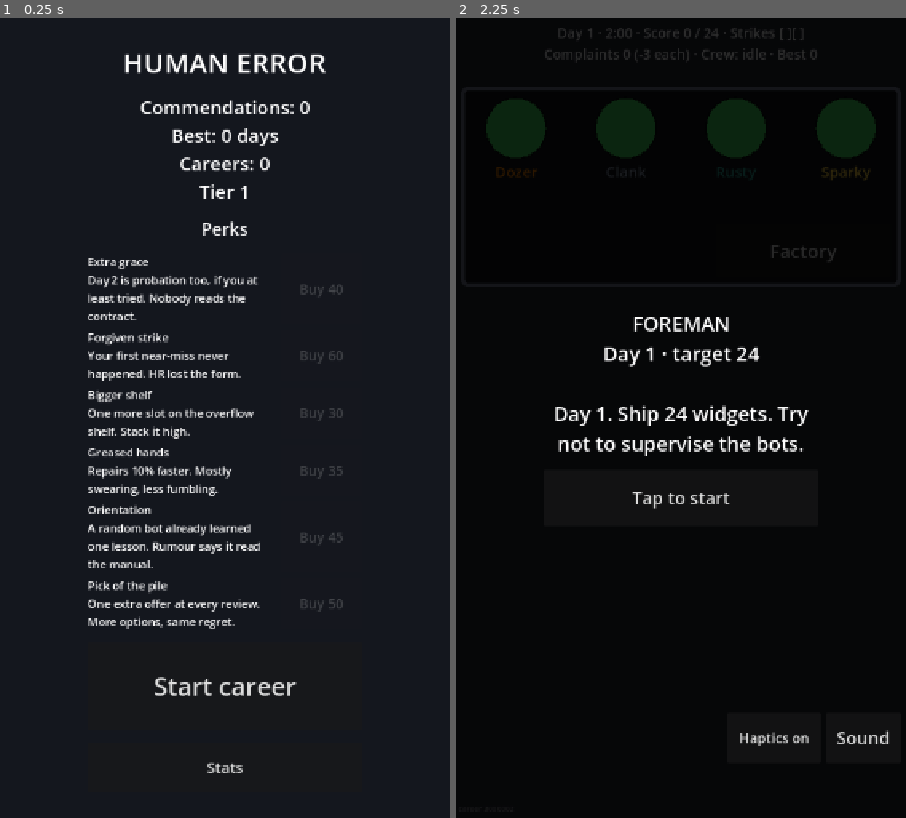
Above: before the commit, frames 1-2 (left to right).
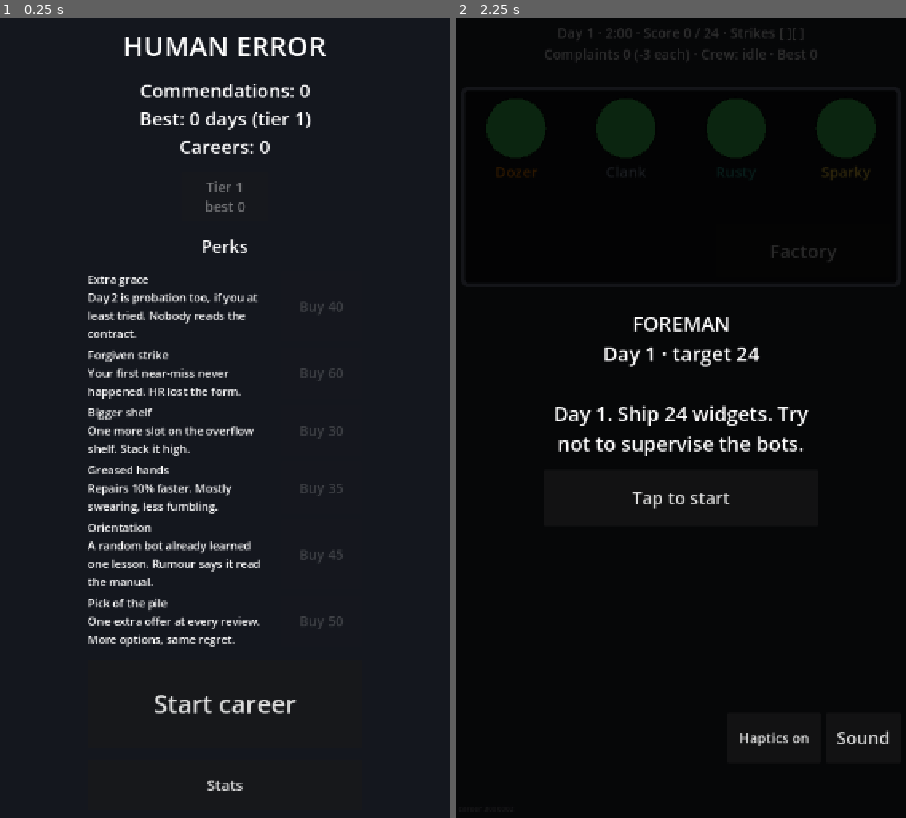
Above: after the commit, the same moments.

Repository: JasonHitching/human-error
Game: Godot game, scene res://main.tscn
Two runs of this game, one before a commit and one after it. Both use one fixed random seed, a clock stepped at 60 frames per second and the inputs below.
Inputs:
- Up to frame 1 (0.25 s): no input
- Up to frame 2 (2.25 s): click "Tap to start" at 0.5 s; click "Tap to start" at 1.25 s; click "Start career" at 2 s

The runs differ from the first frame. In frame 1, 9.4% of the frame differs, in the area x 19-77%, y 2-97%; in frame 2, nothing differs.

Commit message:
#88 Factory tiers: layouts as data, tier 2 unlocked by automation
Co-Authored-By: Claude Sonnet 5.5 <noreply@anthropic.com>
Claude-Session: https://claude.ai/code/session_01K8aWAWsYghhwBXwsupRmx4

Diff:
--- /dev/null
+++ b/game/data/factories/tier_2.json
@@ -0,0 +1,261 @@
+{
+ "stairs": [
+  0.08,
+  0.06
+ ],
+ "machine_w": 0.24,
+ "balance": {
+  "target_base": 34,
+  "target_per_day": 3
+ },
+ "bots": [
+  {
+   "name": "Wobble",
+   "color": "#e76f51",
+   "rates": {
+    "jam": 0.4,
+    "overclock": 0.3,
+    "misroute": 0.3,
+    "wrong_recipe": 0.3
+   },
+   "lines": [
+    "Is it meant to wobble?",
+    "Balance is a state of mind."
+   ],
+   "sloppy": 0.2,
+   "call_in": [
+    "It wobbled. Then it stopped.",
+    "Come look. Do not touch."
+   ]
+  },
+  {
+   "name": "Fizz",
+   "color": "#9b5de5",
+   "rates": {
+    "jam": 0.3,
+    "overclock": 0.6,
+    "misroute": 0.2,
+    "wrong_recipe": 0.2
+   },
+   "lines": [
+    "Fizzing nicely.",
+    "Pressure is just opinion."
+   ],
+   "sloppy": 0.15,
+   "call_in": [
+    "Fizzing a bit too nicely.",
+    "Help. Smells like toast."
+   ]
+  },
+  {
+   "name": "Gadget",
+   "color": "#00bbf9",
+   "rates": {
+    "jam": 0.5,
+    "overclock": 0.2,
+    "misroute": 0.4,
+    "wrong_recipe": 0.3
+   },
+   "lines": [
+    "I have an idea!",
+    "Ignore the sparks."
+   ],
+   "sloppy": 0.25,
+   "call_in": [
+    "I had an idea. It was bad.",
+    "Help. The idea is on fire."
+   ]
+  }
+ ],
+ "machines": [
+  {
+   "id": "generator",
+   "type": "generator",
+   "pos": [
+    0.5,
+    0.08
+   ],
+   "output": "raw",
+   "input_cap": 0,
+   "output_cap": 2,
+   "process_time": 0.8,
+   "heat_per_sec": 1.0,
+   "cool_per_sec": 3.0
+  },
+  {
+   "id": "proc_a",
+   "type": "processor",
+   "pos": [
+    0.13,
+    0.3
+   ],
+   "input": "raw",
+   "output": "component",
+   "input_cap": 2,
+   "output_cap": 2,
+   "process_time": 2.5,
+   "heat_per_sec": 2.8,
+   "cool_per_sec": 4.0
+  },
+  {
+   "id": "proc_b",
+   "type": "processor",
+   "pos": [
+    0.38,
+    0.3
+   ],
+   "input": "raw",
+   "output": "component",
+   "input_cap": 2,
+   "output_cap": 2,
+   "process_time": 2.5,
+   "heat_per_sec": 2.8,
+   "cool_per_sec": 4.0
+  },
+  {
+   "id": "proc_c",
+   "type": "processor",
+   "pos": [
+    0.62,
+    0.3
+   ],
+   "input": "raw",
+   "output": "component",
+   "input_cap": 2,
+   "output_cap": 2,
+   "process_time": 2.5,
+   "heat_per_sec": 2.8,
+   "cool_per_sec": 4.0
+  },
+  {
+   "id": "proc_d",
+   "type": "processor",
+   "pos": [
+    0.87,
+    0.3
+   ],
+   "input": "raw",
+   "output": "component",
+   "input_cap": 2,
+   "output_cap": 2,
+   "process_time": 2.5,
+   "heat_per_sec": 2.8,
+   "cool_per_sec": 4.0
+  },
+  {
+   "id": "assembler_a",
+   "type": "assembler",
+   "pos": [
+    0.3,
+    0.52
+   ],
+   "input": "component",
+   "output": "product",
+   "input_cap": 4,
+   "output_cap": 2,
+   "process_time": 1.5,
+   "heat_per_sec": 2.0,
+   "cool_per_sec": 4.0
+  },
+  {
+   "id": "assembler_b",
+   "type": "assembler",
+   "pos": [
+    0.7,
+    0.52
+   ],
+   "input": "component",
+   "output": "product",
+   "input_cap": 4,
+   "output_cap": 2,
+   "process_time": 1.5,
+   "heat_per_sec": 2.0,
+   "cool_per_sec": 4.0
+  },
+  {
+   "id": "qa_desk",
+   "type": "qa",
+   "pos": [
+    0.5,
+    0.73
+   ],
+   "input": "product",
+   "input_cap": 8,
+   "output_cap": 0,
+   "process_time": 1.0,
+   "heat_per_sec": 0.0,
+   "cool_per_sec": 3.0
+  },
+  {
+   "id": "warehouse",
+   "type": "warehouse",
+   "pos": [
+    0.5,
+    0.91
+   ],
+   "input": "product",
+   "input_cap": 4,
+   "output_cap": 0,
+   "process_time": 0.5,
+   "heat_per_sec": 0.0,
+   "cool_per_sec": 3.0
+  }
+ ],
+ "links": [
+  {
+   "from": "generator",
+   "to": "proc_a",
+   "transit_time": 0.6
+  },
+  {
+   "from": "generator",
+   "to": "proc_b",
+   "transit_time": 0.6
+  },
+  {
+   "from": "generator",
+   "to": "proc_c",
+   "transit_time": 0.6
+  },
+  {
+   "from": "generator",
+   "to": "proc_d",
+   "transit_time": 0.6
+  },
+  {
+   "from": "proc_a",
+   "to": "assembler_a",
+   "transit_time": 0.6
+  },
+  {
+   "from": "proc_b",
+   "to": "assembler_a",
+   "transit_time": 0.6
+  },
+  {
+   "from": "proc_c",
+   "to": "assembler_b",
+   "transit_time": 0.6
+  },
+  {
+   "from": "proc_d",
+   "to": "assembler_b",
+   "transit_time": 0.6
+  },
+  {
+   "from": "assembler_a",
+   "to": "qa_desk",
+   "transit_time": 0.6
+  },
+  {
+   "from": "assembler_b",
+   "to": "qa_desk",
+   "transit_time": 0.6
+  },
+  {
+   "from": "qa_desk",
+   "to": "warehouse",
+   "transit_time": 0.6
+  }
+ ]
+}
--- a/game/scripts/main.gd
+++ b/game/scripts/main.gd
@@ -10,6 +10,7 @@
 enum Phase { BANNER, PLAYING, REVIEW, FIRED }
 
 var _config: SimConfig
+var _tier: int = 1
 var _career: Career
 var _factory: Factory
 var _view: FactoryView
@@ -42,12 +43,13 @@
 
 
 func _ready() -> void:
-	_config = SimConfig.load_default()
+	_load_save()
+	_meta = SaveIO.load_meta()
+	_meta.note_best(1, _best_days)  # best.json predates tiers: it was tier 1
+	_set_tier(_meta.picked_tier)
 	if not _config.is_valid():
 		push_error("config invalid: %s" % str(_config.errors))
 		return
-	_load_save()
-	_meta = SaveIO.load_meta()
 	_stats = _meta.stats
 	_sfx = Sfx.new()
 	add_child(_sfx)
@@ -88,6 +90,10 @@
 	_home = Home.new()
 	add_child(_home)
 	_home.start_pressed.connect(_home_start)
+	_home.tier_picked.connect(func(t: int) -> void:
+		_meta.pick_tier(t)
+		SaveIO.write_meta(_meta)
+		_home.setup(_meta))
 	_home.perk_bought.connect(func(id: String) -> void:
 		if _meta.buy(id):
 			SaveIO.write_meta(_meta)
@@ -107,11 +113,18 @@
 ## Start career: at app start a career is already set up behind Home; after a run-end begin a fresh one.
 func _home_start() -> void:
 	_home.visible = false
-	if _phase == Phase.FIRED:
+	if _phase == Phase.FIRED or _meta.picked_tier != _tier:
 		_new_career(int(Time.get_ticks_usec()))
 
 
+func _set_tier(t: int) -> void:
+	_tier = clampi(t, 1, _meta.tier)
+	_config = SimConfig.load_tier(_tier)
+	_best_days = _meta.best_for(_tier)
+
+
 func _new_career(seed_value: int) -> void:
+	_set_tier(_meta.picked_tier)
 	_decoy_tip_shown = false
 	_career = Career.new(_config, seed_value, _meta.owned_perks)
 	_stats.career_started(int(Time.get_unix_time_from_system()))
@@ -350,6 +363,7 @@
 		_stats.career_finished(now, _career.day)
 		if res["automated"]:
 			_meta.automations += 1
+			_meta.unlock_after(_tier)
 		awarded = _meta.award(_career.summary())
 	SaveIO.write_meta(_meta)
 	if res["fired"] or res["automated"]:
@@ -358,6 +372,8 @@
 		var new_best := days > _best_days
 		if new_best:
 			_best_days = days
+			_meta.note_best(_tier, days)
+			SaveIO.write_meta(_meta)
 			_save_best()
 		var bd := "\n".join(RunEnd.breakdown(res, _config.complaint_penalty))
 		var praise := _career.foreman_line("new_best") if new_best else ""
@@ -385,6 +401,7 @@
 	var now := int(Time.get_unix_time_from_system())
 	_stats.career_finished(now, _career.day)
 	_meta.automations += 1
+	_meta.unlock_after(_tier)
 	var awarded := _meta.award(_career.summary())
 	SaveIO.write_meta(_meta)
 	_phase = Phase.FIRED
@@ -392,6 +409,8 @@
 	var new_best := days > _best_days
 	if new_best:
 		_best_days = days
+		_meta.note_best(_tier, days)
+		SaveIO.write_meta(_meta)
 		_save_best()
 	_hud.show_fired(days, _career.foreman_line("automated"), "", RunEnd.teaser(days, _best_days, new_best, ""), RunEnd.awards_text(awarded), "AUTOMATED (you win)")
 
@@ -476,4 +495,4 @@
 func _save_best() -> void:
 	var f := FileAccess.open(BEST_PATH, FileAccess.WRITE)
 	if f != null:
-		f.store_string(JSON.stringify({"best_days": _best_days, "muted": _muted, "haptics": Haptics.enabled}))
+		f.store_string(JSON.stringify({"best_days": _meta.best_for(1) if _meta != null else _best_days, "muted": _muted, "haptics": Haptics.enabled}))
--- a/game/scripts/sim/meta.gd
+++ b/game/scripts/sim/meta.gd
@@ -10,7 +10,9 @@
 var stats: RunStats = RunStats.new()
 var commendations: Dictionary = {}  # "balance" (spendable) and "earned" (lifetime), see award()
 var unlocked: Array = []  # unlocked perk/unlock ids
-var tier: int = 1
+var tier: int = 1  # highest unlocked factory tier
+var picked_tier: int = 1  # tier the next career starts in
+var tier_best: Dictionary = {}  # "1" -> best days in that tier
 var owned_perks: Array = []  # perk ids bought with commendations
 var automations: int = 0  # careers ended by being automated (the win)
 
@@ -18,7 +20,7 @@
 func to_dict() -> Dictionary:
 	return {
 		"version": version, "stats": stats.to_dict(), "commendations": commendations,
-		"unlocked": unlocked, "tier": tier, "owned_perks": owned_perks, "automations": automations,
+		"unlocked": unlocked, "tier": tier, "picked_tier": picked_tier, "tier_best": tier_best, "owned_perks": owned_perks, "automations": automations,
 	}
 
 
@@ -35,7 +37,14 @@
 	if u is Array:
 		for v: Variant in u:
 			m.unlocked.append(str(v))
-	m.tier = maxi(1, int(d.get("tier", 1)))
+	m.tier = clampi(int(d.get("tier", 1)), 1, SimConfig.MAX_TIER)
+	m.picked_tier = clampi(int(d.get("picked_tier", 1)), 1, m.tier)
+	var tb: Variant = d.get("tier_best", {})
+	if tb is Dictionary:
+		for k: Variant in tb:
+			var t := int(str(k))
+			if t >= 1 and t <= SimConfig.MAX_TIER:
+				m.tier_best[str(t)] = maxi(0, int(tb[k]))
 	m.automations = maxi(0, int(d.get("automations", 0)))
 	var op: Variant = d.get("owned_perks", [])
 	if op is Array:
@@ -122,3 +131,25 @@
 	commendations["balance"] = balance() - int(p["cost"])
 	owned_perks.append(id)
 	return true
+
+
+## Picks the tier the next career starts in (clamped to the unlocked tiers).
+func pick_tier(t: int) -> void:
+	picked_tier = clampi(t, 1, tier)
+
+
+## An automation in `career_tier` unlocks the next tier.
+func unlock_after(career_tier: int) -> void:
+	tier = clampi(maxi(tier, career_tier + 1), 1, SimConfig.MAX_TIER)
+
+
+func best_for(t: int) -> int:
+	return int(tier_best.get(str(t), 0))
+
+
+## Records a finished career's days for a tier. True when it is a new best there.
+func note_best(t: int, days: int) -> bool:
+	if days <= best_for(t):
+		return false
+	tier_best[str(t)] = days
+	return true
--- a/game/scripts/sim/sim_config.gd
+++ b/game/scripts/sim/sim_config.gd
@@ -1,7 +1,9 @@
 class_name SimConfig
 extends RefCounted
 
-const MACHINES_PATH := "res://data/factory_m0.json"
+const MACHINES_PATH := "res://data/factories/tier_1.json"
+const FACTORY_DIR := "res://data/factories/"
+const MAX_TIER := 2
 const BOTS_PATH := "res://data/bots.json"
 const BALANCE_PATH := "res://data/balance.json"
 const TYPES := ["generator", "processor", "assembler", "qa", "warehouse"]
@@ -74,6 +76,7 @@
 var auto_inspect_seconds: float = 3.0
 var auto_inspect_error: float = 0.25
 var repair_mode: String = "tap"  # "tap" or "hold"
+var machine_w: float = 0.34  # machine width on the floor, fraction of its width
 var machines: Array[Dictionary] = []
 var links: Array[Dictionary] = []
 var errors: Array[String] = []
@@ -84,7 +87,16 @@
 
 
 static func load_default() -> SimConfig:
-	return from_dicts(_read(MACHINES_PATH), _read(BALANCE_PATH), _read(BOTS_PATH))
+	return load_tier(1)
+
+
+static func tier_path(tier: int) -> String:
+	return "%stier_%d.json" % [FACTORY_DIR, tier]
+
+
+## Config for a factory tier (1..MAX_TIER); out-of-range tiers are clamped.
+static func load_tier(tier: int) -> SimConfig:
+	return from_dicts(_read(tier_path(clampi(tier, 1, MAX_TIER))), _read(BALANCE_PATH), _read(BOTS_PATH))
 
 
 static func _read(path: String) -> Dictionary:
@@ -104,6 +116,15 @@
 			c.errors.append(String(d["__error"]))
 	if not c.is_valid():
 		return c
+	var over: Variant = factory.get("balance", {})  # a layout may override balance numbers
+	if over is Dictionary:
+		balance = balance.merged(over as Dictionary, true)
+	var extra: Variant = factory.get("bots", [])  # ... and add bots to the roster
+	if extra is Array and not (extra as Array).is_empty():
+		bots = bots.duplicate(true)
+		var list: Array = bots.get("bots", [])
+		list.append_array(extra as Array)
+		bots["bots"] = list
 	c._load_balance(balance)
 	c._load_factory(factory)
 	c._load_bots(bots)
@@ -205,6 +226,7 @@
 		stairs = Vector2(float(st[0]), float(st[1]))
 	else:
 		errors.append("factory: stairs needs [x, y]")
+	machine_w = _opt(f, "machine_w", machine_w, 0.1, 0.5)
 	for m: Variant in f.get("machines", []):
 		if not (m is Dictionary):
 			errors.append("factory: machine entry is not an object")
@@ -221,6 +243,11 @@
 			errors.append("factory: machine '%s' needs pos [x, y]" % id)
 		if float(md.get("process_time", 0.0)) <= 0.0:
 			errors.append("factory: machine '%s' needs process_time > 0" % id)
+		elif (pos as Array)[0] is float and (pos as Array)[1] is float:
+			var px := float((pos as Array)[0])
+			var py := float((pos as Array)[1])
+			if px < machine_w * 0.5 or px > 1.0 - machine_w * 0.5 or py < 0.04 or py > 0.96:
+				errors.append("factory: machine '%s' pos is off the floor" % id)
 		ids[id] = true
 		machines.append(md)
 	if machines.is_empty():
--- a/game/scripts/ui/home.gd
+++ b/game/scripts/ui/home.gd
@@ -6,9 +6,11 @@
 signal start_pressed
 signal stats_pressed
 signal perk_bought(id: String)
+signal tier_picked(tier: int)
 
 var start_btn: Button
 var stats_btn: Button
+var tier_box: HBoxContainer  # one button per unlocked tier
 var perks_box: VBoxContainer  # one row per perk: name, desc, buy button
 var _info: Label
 
@@ -30,6 +32,10 @@
 	box.add_child(title)
 	_info = _label("", 30)
 	box.add_child(_info)
+	tier_box = HBoxContainer.new()
+	tier_box.alignment = BoxContainer.ALIGNMENT_CENTER
+	tier_box.add_theme_constant_override("separation", 10)
+	box.add_child(tier_box)
 	var perks_title := _label("Perks", 28)
 	box.add_child(perks_title)
 	perks_box = VBoxContainer.new()
@@ -46,8 +52,17 @@
 
 
 func setup(m: Meta) -> void:
-	_info.text = "Commendations: %d\nBest: %d days\nCareers: %d\nTier %d" % [
-		m.balance(), m.stats.best_days, m.stats.careers_finished, m.tier]
+	_info.text = "Commendations: %d\nBest: %d days (tier %d)\nCareers: %d" % [
+		m.balance(), m.best_for(m.picked_tier), m.picked_tier, m.stats.careers_finished]
+	for c in tier_box.get_children():
+		tier_box.remove_child(c)
+		c.queue_free()
+	for t in range(1, m.tier + 1):
+		var tb := _button("Tier %d\nbest %d" % [t, m.best_for(t)], 22, Vector2(140, 80))
+		tb.name = "tier_%d" % t
+		tb.disabled = t == m.picked_tier
+		tb.pressed.connect(tier_picked.emit.bind(t))
+		tier_box.add_child(tb)
 	for c in perks_box.get_children():
 		perks_box.remove_child(c)
 		c.queue_free()
--- a/game/scripts/view/factory_view.gd
+++ b/game/scripts/view/factory_view.gd
@@ -15,6 +15,7 @@
 var _bubbles: Array[Dictionary] = []  # {id, text, left}
 var _event_idx: int = 0
 var _time: float = 0.0
+var _machine_w: float = 0.34
 var _scrap_runs: Dictionary = {}  # machine id -> seconds into the scrap-bin roll
 var _pulse: Dictionary = {}  # machine id -> seconds left of the fix pulse
 var _sparks: Array[Dictionary] = []  # fixed pool: {p, v, life}
@@ -29,6 +30,7 @@
 func setup(f: Factory, config: SimConfig) -> void:
 	factory = f
 	_tick_rate = config.tick_rate
+	_machine_w = config.machine_w
 	_link_ticks.clear()
 	_bubbles.clear()
 	_event_idx = 0
@@ -49,7 +51,7 @@
 
 
 func machine_rect(m: Machine) -> Rect2:
-	var w := area.size.x * 0.34
+	var w := area.size.x * _machine_w
 	var h := machine_h()
 	var c := area.position + Vector2(m.pos.x * area.size.x, m.pos.y * area.size.y)
 	return Rect2(c - Vector2(w, h) * 0.5, Vector2(w, h))
--- /dev/null
+++ b/game/tests/test_tiers.gd
@@ -0,0 +1,97 @@
+extends TestCase
+## Factory tiers (#88): layouts as data, tier 2, unlocking and the picker.
+
+
+func _reachable(c: SimConfig) -> Dictionary:
+	var seen := {}
+	var todo: Array[String] = []
+	for md in c.machines:
+		if md["type"] == "generator":
+			todo.append(String(md["id"]))
+	while not todo.is_empty():
+		var id: String = todo.pop_back()
+		if seen.has(id):
+			continue
+		seen[id] = true
+		for l in c.links:
+			if l["from"] == id:
+				todo.append(String(l["to"]))
+	return seen
+
+
+func test_layouts_validate() -> void:
+	for t in range(1, SimConfig.MAX_TIER + 1):
+		var c := SimConfig.load_tier(t)
+		assert_true(c.is_valid(), "tier %d: %s" % [t, str(c.errors)])
+		var reach := _reachable(c)
+		for md in c.machines:
+			assert_true(reach.has(md["id"]), "tier %d: %s not reachable from the generator" % [t, md["id"]])
+		var has_wh := false
+		for md in c.machines:
+			has_wh = has_wh or md["type"] == "warehouse"
+		assert_true(has_wh)
+
+
+func test_tier_two_shape() -> void:
+	var c1 := SimConfig.load_tier(1)
+	var c2 := SimConfig.load_tier(2)
+	assert_true(c2.machines.size() >= 6 and c2.machines.size() > c1.machines.size())
+	var asm := 0
+	var proc := 0
+	for md in c2.machines:
+		asm += 1 if md["type"] == "assembler" else 0
+		proc += 1 if md["type"] == "processor" else 0
+	assert_true(asm >= 2 and proc >= 3)
+	assert_true(c2.target_base > c1.target_base)
+	assert_true(c2.bot_defs.size() > c1.bot_defs.size())
+	assert_eq(SimConfig.load_tier(99).machines.size(), c2.machines.size())  # clamped
+	assert_eq(SimConfig.load_tier(-3).machines.size(), c1.machines.size())
+
+
+func test_tier_two_runs_50_shifts() -> void:
+	var c := SimConfig.load_tier(2)
+	for s in 50:
+		var f := Factory.new(c, s + 1)
+		for _t in 600:
+			f.step()
+		assert_true(f.get_machine("assembler_b") != null)
+
+
+func test_automation_unlocks_tier_two() -> void:
+	var m := Meta.new()
+	assert_eq(m.tier, 1)
+	m.unlock_after(1)
+	assert_eq(m.tier, 2)
+	m.unlock_after(2)
+	assert_eq(m.tier, SimConfig.MAX_TIER)
+	m.pick_tier(5)
+	assert_eq(m.picked_tier, 2)
+	m.pick_tier(1)
+	assert_eq(m.picked_tier, 1)
+
+
+func test_tier_best_is_per_tier() -> void:
+	var m := Meta.new()
+	assert_true(m.note_best(1, 5))
+	assert_true(not m.note_best(1, 4))
+	assert_true(m.note_best(2, 2))
+	assert_eq(m.best_for(1), 5)
+	assert_eq(m.best_for(2), 2)
+
+
+func test_picker_round_trip_through_save() -> void:
+	var p := "user://t_tier_save.json"
+	var m := Meta.new()
+	m.unlock_after(1)
+	m.pick_tier(2)
+	m.note_best(2, 7)
+	assert_true(SaveIO.write_meta(m, p))
+	var r := SaveIO.load_meta(p, p + ".bad", p + ".legacy")
+	assert_eq(r.tier, 2)
+	assert_eq(r.picked_tier, 2)
+	assert_eq(r.best_for(2), 7)
+	DirAccess.remove_absolute(ProjectSettings.globalize_path(p))
+	var bad := Meta.from_dict({"version": 1, "tier": 9, "picked_tier": 7, "tier_best": {"x": 3, "2": -4}})
+	assert_eq(bad.tier, SimConfig.MAX_TIER)
+	assert_true(bad.picked_tier <= bad.tier)
+	assert_eq(bad.best_for(2), 0)
--- a/game/tools/sim_runner.gd
+++ b/game/tools/sim_runner.gd
@@ -1,11 +1,16 @@
 extends SceneTree
-## Usage: godot --headless --path game -s res://tools/sim_runner.gd -- --seed 1 --runs 50 [--shift-seconds 180] [--player none|greedy|careful] (--bot is an alias)
+## Usage: godot --headless --path game -s res://tools/sim_runner.gd -- --seed 1 --runs 50 [--shift-seconds 180] [--tier 1|2] [--player none|greedy|careful] (--bot is an alias)
 
 
 func _init() -> void:
 	var seed_start := 1
 	var runs := 10
-	var cfg := SimConfig.load_default()
+	var tier := 1
+	var targs := OS.get_cmdline_user_args()
+	for i in targs.size() - 1:
+		if targs[i] == "--tier":
+			tier = int(targs[i + 1])
+	var cfg := SimConfig.load_tier(tier)
 	if not cfg.is_valid():
 		print("config errors: ", cfg.errors)
 		quit(1)
--- a/game/tools/ui_check.gd
+++ b/game/tools/ui_check.gd
@@ -262,6 +262,26 @@
 		return true
 	_fails.append("%s %s outside floor %s" % [tag, inner, outer])
 	return false
+
+
+## Tier 2 (#88): the bigger floor, every machine, the wall monitor and the worst-first button fit at every size.
+func _check_tier_two() -> void:
+	_main._meta.unlock_after(1)
+	_main._meta.pick_tier(2)
+	_main._new_career(7)
+	if _main._tier != 2 or _main._factory == null or _main._factory.machines.size() != SimConfig.load_tier(2).machines.size():
+		_fails.append("tier 2 career did not build the tier 2 floor")
+	else:
+		_check_layouts()
+		var n := 0
+		for m in _main._factory.machines:
+			n += 0 if m.type == "qa" or m.type == "warehouse" else 1
+		if _main._screens.wall.light_rects().size() != n:
+			_fails.append("tier 2 wall monitor lights != %d" % n)
+	_main._meta.tier = 1
+	_main._meta.pick_tier(1)
+	_main._new_career(1)
+	_main._hud.start_pressed.emit()
 
 
 func _check_layouts() -> void:
@@ -511,6 +531,7 @@
 			_check_screens()
 			_check_sprites_sfx()
 			_check_layouts()
+			_check_tier_two()
 		5:
 			Sprites.clear_cache()
 			if _main._phase != _main.Phase.PLAYING:
Renamed: game/data/factory_m0.json -> game/data/factories/tier_1.json
Not shown, added: game/tests/test_automation.gd.uid
